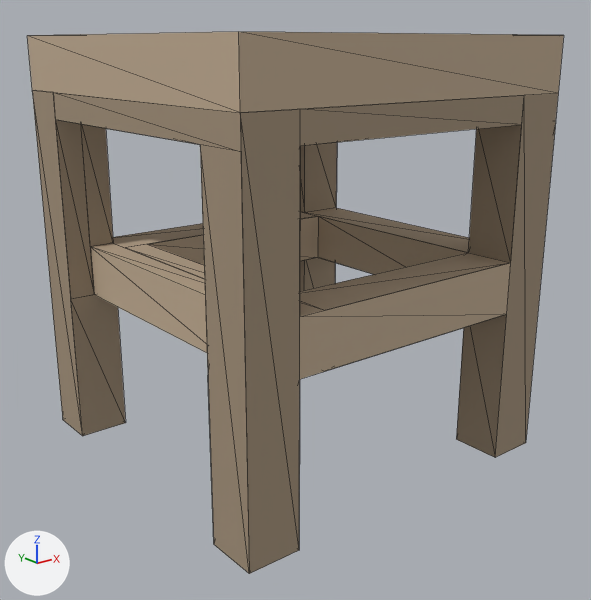
Two versions of the glTF model assets/interiores/taburete_01.glb, one commit apart.
Rendered twice from a 50 mm lens placed at (-0.892, -2.279, 1.122), pointed at (0.492, -0.55, 0.43). Lighting does not change. The marker at lower left points along +X, +Y and +Z. The first picture is the older version. Mesh edges are drawn as thin lines. Vertices at exactly the same position are counted once.

Before the edit, the objects in view are built like this:
```python
me_taburete = bpy.data.meshes.new('taburete')
me_taburete.from_pydata(...)  # 98 vertices, 144 faces; spans x 0.0..1.0, y -1.0..0.0, z 0.0..1.143
me_taburete.materials.append(mat_vertexcolor)
ob_taburete = bpy.data.objects.new('taburete', me_taburete)
ob_taburete.location = (0.0, 0.0, 0.0)
```
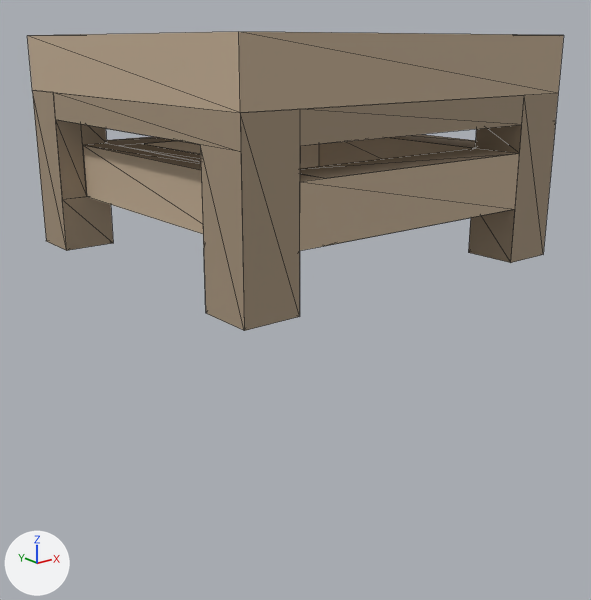
The newer file is also turned or shifted as a whole; pictures and numbers use the older file's frame.

The edits, one by one:
me_taburete is used by ob_taburete; location (0.0, 0.0, 0.0).
me_taburete had 98 vertices, 144 faces and spanned x 0.0..1.0, y -1.0..0.0, z 0.0..1.143.
me_taburete now has 98 vertices, 144 faces and spans x 0.0..1.0, y -1.0..0.0, z 0.571..1.143.
me_taburete part 1: all 36 vertices in x 0.0..1.0, y -1.0..-0.071, z 0.429..0.571 are moved by (0.0, 0.0, 0.286).
me_taburete part 2: all 18 vertices in x 0.0..1.0, y -1.0..0.0, z 0.0 are moved by (0.0, 0.0, 0.571).

Location of each change, [x1, y1, x2, y2] in pixels of the pictures (591 x 600 px; the box of a moved part takes in the faces that stretch with it):
'taburete', reshaped (45% shorter): before [27, 32, 564, 574]; after [27, 32, 564, 331]
part 1 of me_taburete, moved or reshaped: before [56, 120, 522, 379]; after [56, 120, 522, 251]
part 2 of me_taburete, moved or reshaped: before [32, 90, 558, 574]; after [32, 90, 558, 331]
